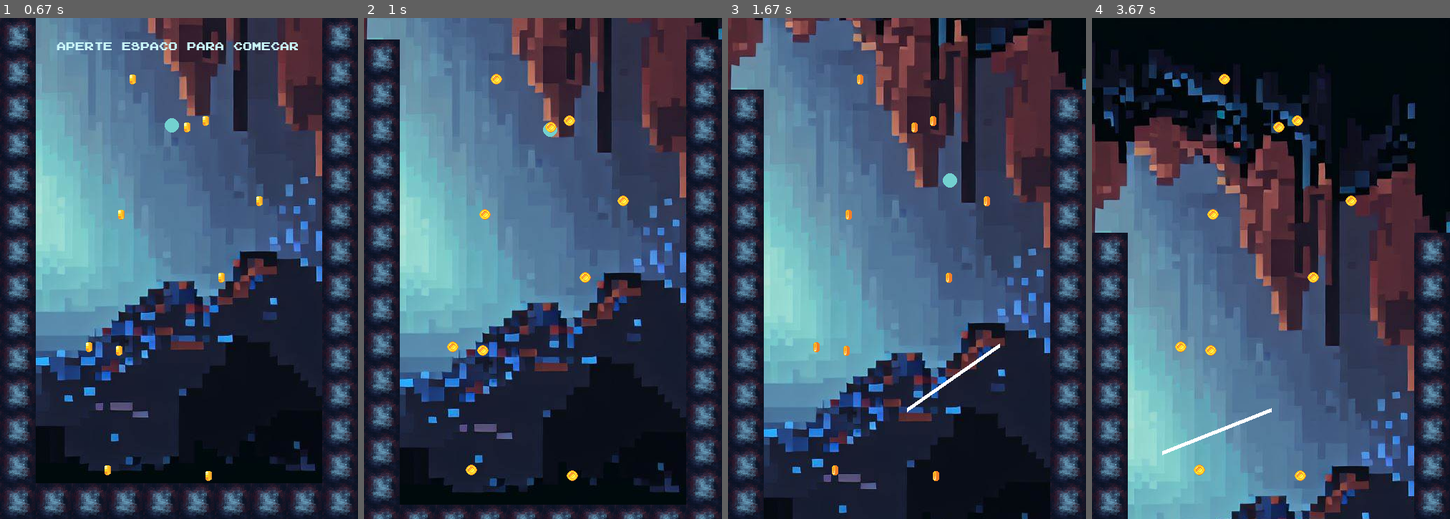
Above: before the commit, frames 1-4 (left to right).
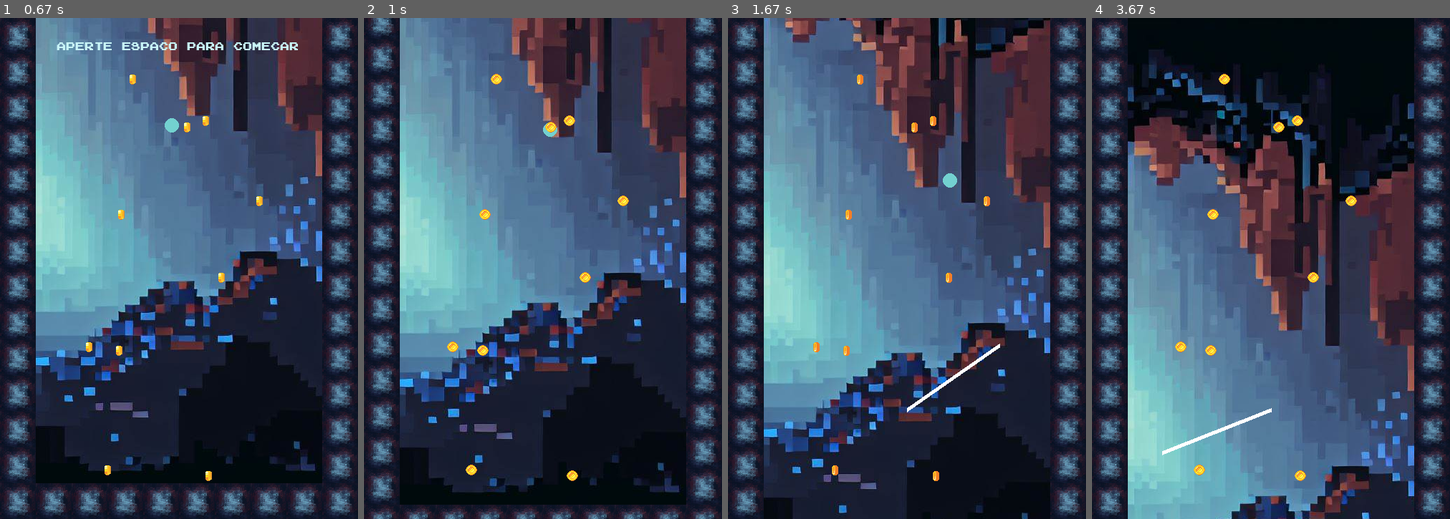
Above: after the commit, the same moments.

Repository: insper-classroom/devlife-23-1-projeto-pygame-esther_nina
Game: pygame game, started from code/jogo.py
The game is run twice, just before and just after one commit, with the same random seed, the same clock (stepped at 60 frames per second) and the same inputs.
Inputs (mouse positions are in pixels of both pictures, inside the frame that each line leads up to):
- Up to frame 1 (0.67 s): press the mouse at (179, 413) at 0.37 s; move the mouse to (121, 303) at 0.47 s; release the mouse at (68, 193) at 0.6 s
- Up to frame 2 (1 s): tap Space at 0.67 s
- Up to frame 3 (1.67 s): press the mouse at (907, 413) at 1.03 s; move the mouse to (899, 403) at 1.13 s; release the mouse at (889, 398) at 1.27 s; press the mouse at (907, 413) at 1.37 s; move the mouse to (953, 378) at 1.47 s; release the mouse at (1000, 348) at 1.6 s
- Up to frame 4 (3.67 s): press the mouse at (1271, 413) at 1.7 s; move the mouse to (1331, 403) at 1.8 s; release the mouse at (1396, 398) at 1.93 s; press the mouse at (1271, 413) at 2.03 s; move the mouse to (1306, 293) at 2.13 s; release the mouse at (1346, 178) at 2.27 s; press the mouse at (1271, 413) at 2.37 s; move the mouse to (1310, 278) at 2.47 s; release the mouse at (1349, 143) at 2.6 s; press the mouse at (1271, 413) at 2.7 s; move the mouse to (1231, 293) at 2.8 s; release the mouse at (1192, 178) at 2.93 s; press the mouse at (1271, 413) at 3.03 s; move the mouse to (1217, 433) at 3.13 s; release the mouse at (1163, 453) at 3.27 s

Frame 1 is identical in both runs. In frame 2, 0.8% of the frame differs, in the area x 0-100%, y 0-5%; in frame 3, 2.6%; in frame 4, 7.2%, in the area x 0-100%, y 0-43%.

Commit message:
blocos subindo

Diff:
--- a/code/classe_jogo.py
+++ b/code/classe_jogo.py
@@ -29,23 +29,16 @@
 
         self.caverna1_y = - 300
         self.caverna2_y = - 1300
-        self.caverna3_y = - 2300
 
         self.bloco_horizontal_y = 650
-        self.bloco_vertical_y = 0
+        self.bloco_vertical_y = - 1300
         self.plataformas_anteriores = []
 
         # Criação das moedas
         self.all_coins = pygame.sprite.Group()
-        for i in range(10):
+        for _ in range(10):
             moeda =  Coins()
             self.all_coins.add(moeda)
-
-    def cria_pedras(self):
-        pos_pedras = [1, 51, 101, 151, 201, 251, 301, 351, 401, 451, 500]
-        self.pedras = pygame.sprite.Group()
-        x = random.choice(pos_pedras)
-        self.pedras.add((x,1))
 
     def bola_quica(self):
         # Intervalo de tempo
@@ -155,11 +148,12 @@
         # Desenha pedras paredes
         x = 0
         y = self.bloco_vertical_y
+
         while x <= self.tamanho_tela[0]:
             # BOTTOM
             self.window.blit(self.bloco_img, (x, self.bloco_horizontal_y))
             x += 50
-        while y <= self.tamanho_tela[1]:
+        while self.bloco_vertical_y <= y <= 700:
             # WALLS
             self.window.blit(self.bloco_img, (0, y))
             self.window.blit(self.bloco_img, (450, y))
@@ -170,7 +164,6 @@
             if self.alpha_fab():
                 self.caverna1_y += 10
                 self.caverna2_y += 10
-                self.caverna3_y += 10
                 self.bloco_horizontal_y += 10
                 self.bloco_vertical_y += 10
         else:
